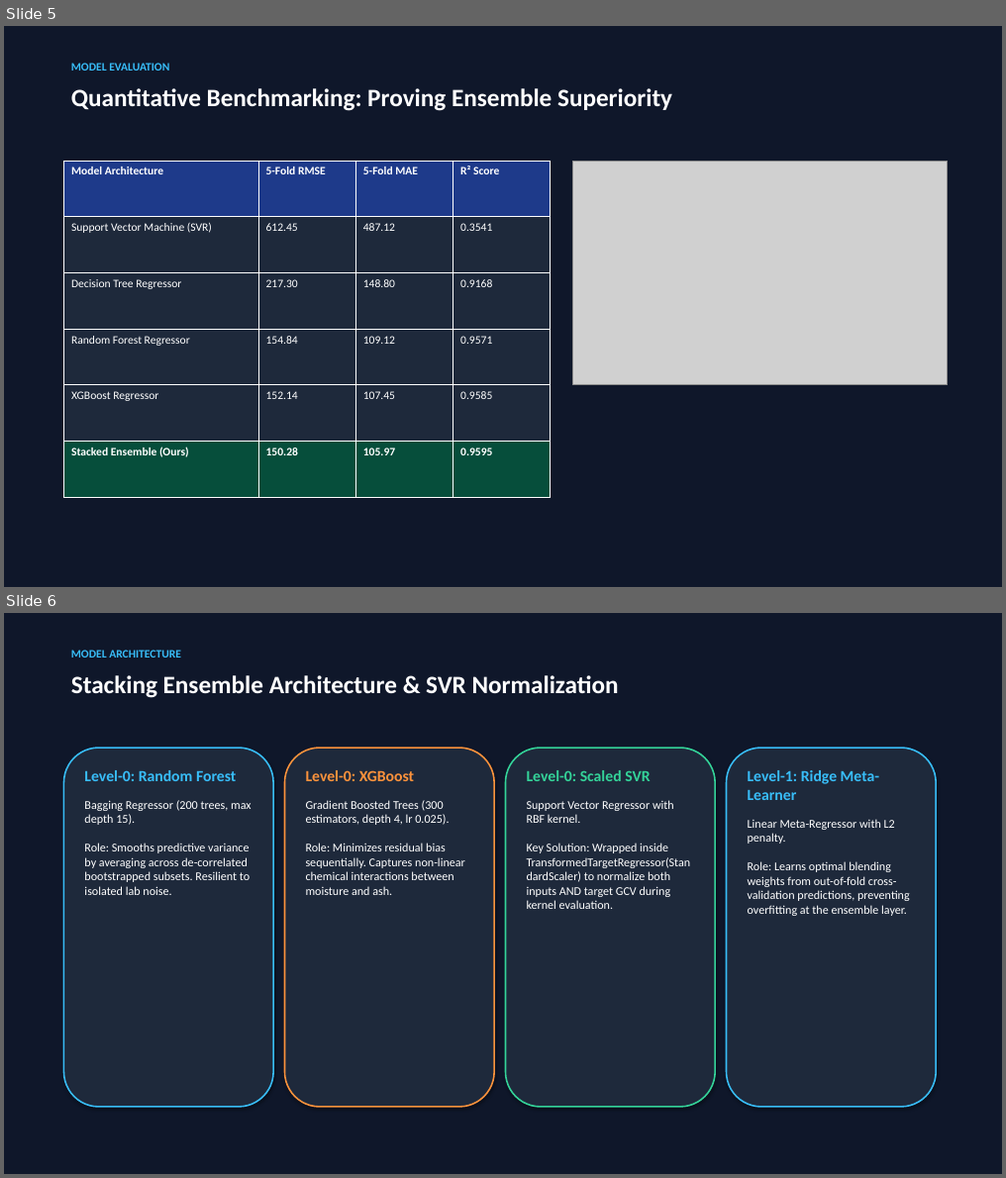
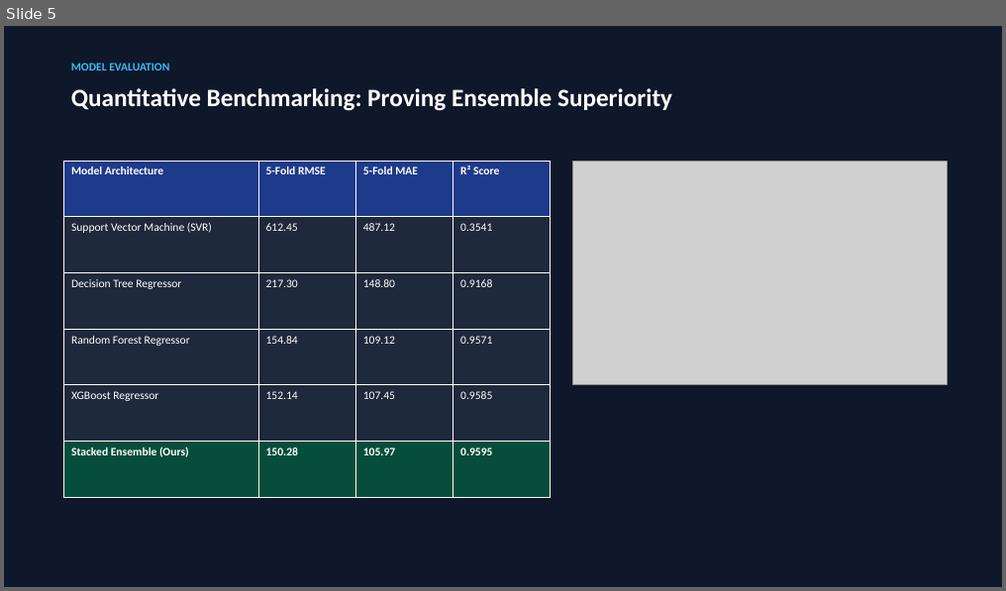
Before and after one commit to anurag-mitti/gcv_predictor, a slide deck: Coal_GCV_Prediction_Presentation.pptx. Shown one above the other, each under a label of ours: slides 5 and 6 before the commit, slide 5 after it. The pictures are 1006x1178 and 1006x591 pixels, drawn with LibreOffice and Linux fonts; fonts in the diff are those of the drawing; grey boxes stand for pictures. Boxes give left, top, right and bottom in pixels: in the first picture for what was removed or moved away, otherwise in the second. Text is boxed around its words. In the diff, an @@ line names an element or a change of style, - is before the commit and + after.

Commit message:
Embed system architecture diagram and enforce pure white font colors

```diff
--- a/Coal_GCV_Prediction_Presentation.pptx
+++ b/Coal_GCV_Prediction_Presentation.pptx
@@ slide 6 removed at box(4, 613, 1002, 1174), background #FFFFFF @@
@@ rectangle removed at box(4, 613, 1002, 1174) @@
@@ text removed at box(71, 650, 181, 658) @@
-MODEL ARCHITECTURE
@@ text removed at box(71, 675, 619, 698) @@
-Stacking Ensemble Architecture & SVR Normalization
@@ rounded rectangle removed at box(63, 748, 273, 1107) @@
@@ rounded rectangle removed at box(285, 748, 494, 1107) @@
@@ rounded rectangle removed at box(506, 748, 715, 1107) @@
@@ rounded rectangle removed at box(727, 748, 936, 1107) @@
@@ text removed at box(84, 770, 252, 895) @@
-Level-0: Random Forest
-Bagging Regressor (200 trees, max depth 15).
-Role: Smooths predictive variance by averaging across de-correlated bootstrapped subsets. Resilient to isolated lab noise.
@@ text removed at box(306, 770, 465, 895) @@
-Level-0: XGBoost
-Gradient Boosted Trees (300 estimators, depth 4, lr 0.025).
-Role: Minimizes residual bias sequentially. Captures non-linear chemical interactions between moisture and ash.
@@ text removed at box(527, 770, 691, 909) @@
-Level-0: Scaled SVR
-Support Vector Regressor with RBF kernel.
-Key Solution: Wrapped inside TransformedTargetRegressor(StandardScaler) to normalize both inputs AND target GCV during kernel evaluation.
@@ text removed at box(747, 770, 910, 916) @@
-Level-1: Ridge Meta-Learner
-Linear Meta-Regressor with L2 penalty.
-Role: Learns optimal blending weights from out-of-fold cross-validation predictions, preventing overfitting at the ensemble layer.
```
Also in this commit, not shown: 3 slides changed, 1 slide added, 3 other files.
